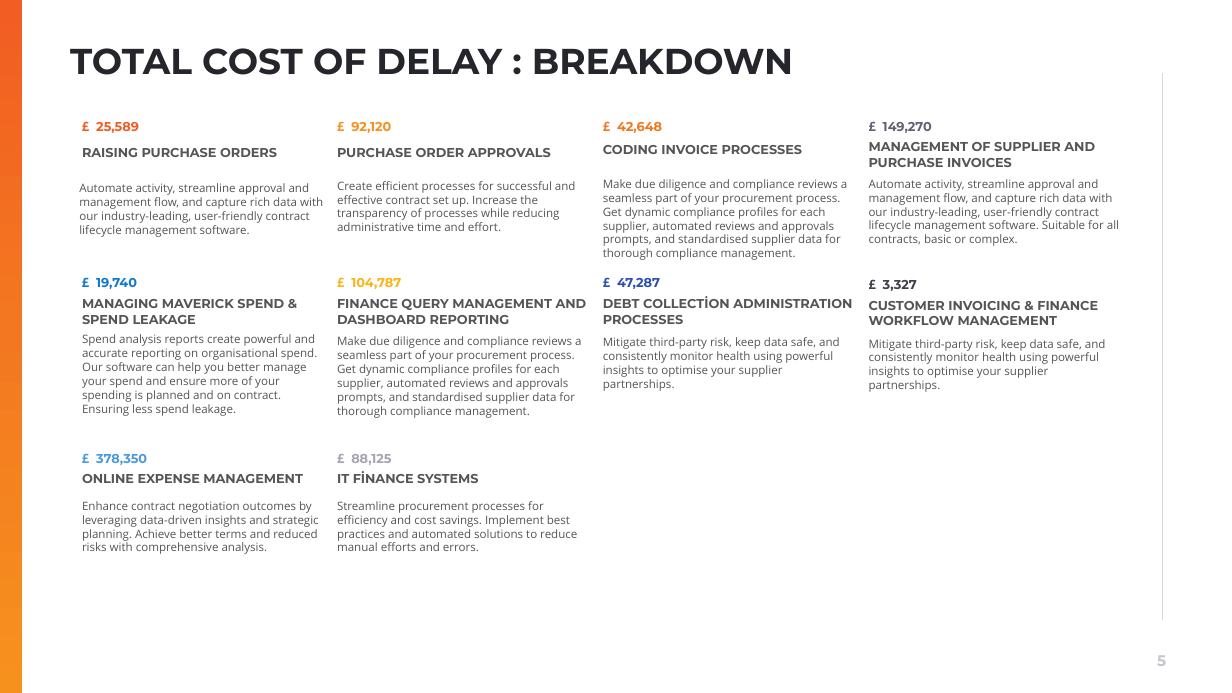
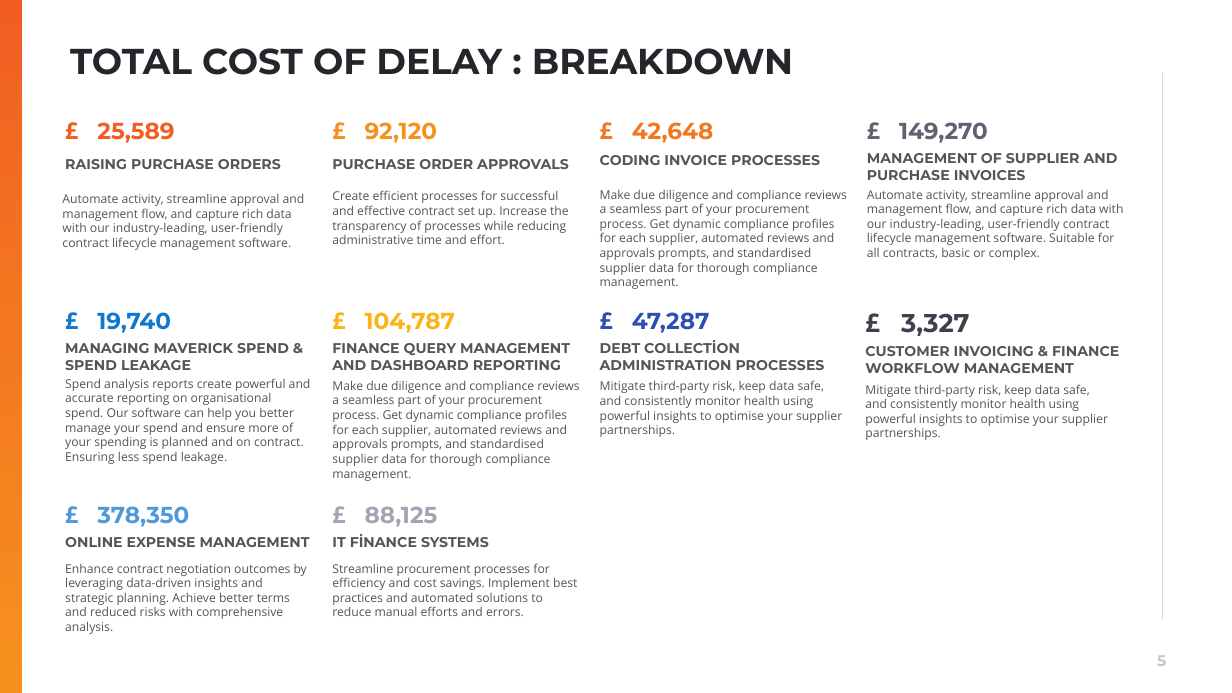
Before and after one commit to muratozdemirpiblo/ppt-api, a slide deck: slide 5 of output.pptx. Drawn at 1232x693 pixels with LibreOffice and Linux fonts; fonts in the diff are those of the drawing; background and template pictures are left out. Boxes give left, top, right and bottom in pixels: in the first picture for what was removed or moved away, otherwise in the second. Text is boxed around its words. In the diff, an @@ line names an element or a change of style, - is before the commit and + after.

```diff
--- a/output.pptx
+++ b/output.pptx
@@ text "MANAGEMENT OF SUPPLIER AND PURCHASE ...": place and size @@
-text "MANAGEMENT OF SUPPLIER AND PURCHASE ..." at <box>869,142,1095,167</box>
+text "MANAGEMENT OF SUPPLIER AND PURCHASE ..." at <box>867,153,1118,180</box>
@@ text "RAISING PURCHASE ORDERS": place and size @@
-text "RAISING PURCHASE ORDERS" at <box>82,148,277,157</box>
+text "RAISING PURCHASE ORDERS" at <box>65,159,281,169</box>
@@ text "Automate activity, streamline approval and ...": place and size @@
-text "Automate activity, streamline approval and ..." at <box>79,183,323,237</box>
+text "Automate activity, streamline approval and ..." at <box>62,194,305,250</box>
@@ 3 texts: place and size @@
-3 texts at <box>337,145,802,231</box>
+3 texts at <box>332,155,820,244</box>
@@ text "Make due diligence and compliance ...": place and size @@
-text "Make due diligence and compliance ..." at <box>603,179,847,260</box>
+text "Make due diligence and compliance ..." at <box>600,190,847,289</box>
@@ text "Automate activity, streamline approval and ...": place and size @@
-text "Automate activity, streamline approval and ..." at <box>869,179,1119,246</box>
+text "Automate activity, streamline approval and ..." at <box>867,190,1123,260</box>
@@ text "£ 19,740": place and size @@
-text "£ 19,740" at <box>96,278,137,289</box>
+text "£ 19,740" at <box>97,312,171,333</box>
@@ text "£ 104,787": place and size @@
-text "£ 104,787" at <box>351,278,401,289</box>
+text "£ 104,787" at <box>365,312,455,333</box>
@@ text "£ 47,287": place and size @@
-text "£ 47,287" at <box>617,278,660,289</box>
+text "£ 47,287" at <box>632,312,710,333</box>
@@ text "£ 3,327": place and size @@
-text "£ 3,327" at <box>883,280,917,291</box>
+text "£ 3,327" at <box>901,313,969,336</box>
@@ text "£ 3,327" at <box>901,313,969,336</box>: size 10 to 20 pt @@
@@ text "MANAGING MAVERICK SPEND & SPEND ...": place and size @@
-text "MANAGING MAVERICK SPEND & SPEND ..." at <box>82,299,284,324</box>
+text "MANAGING MAVERICK SPEND & SPEND ..." at <box>65,343,289,370</box>
@@ 4 texts: place and size @@
-4 texts at <box>337,299,1106,392</box>
+4 texts at <box>332,343,1119,440</box>
@@ text "Spend analysis reports create powerful ...": place and size @@
-text "Spend analysis reports create powerful ..." at <box>82,334,317,416</box>
+text "Spend analysis reports create powerful ..." at <box>65,378,311,464</box>
@@ text "Make due diligence and compliance ...": place and size @@
-text "Make due diligence and compliance ..." at <box>337,336,581,418</box>
+text "Make due diligence and compliance ..." at <box>332,380,579,481</box>
@@ text "Mitigate third-party risk, keep data ...": place and size @@
-text "Mitigate third-party risk, keep data ..." at <box>603,337,840,391</box>
+text "Mitigate third-party risk, keep data ..." at <box>600,380,842,437</box>
@@ size 10 to 18 pt in 9 elements at <box>899,122,988,143</box>, <box>632,122,714,143</box>, <box>365,122,438,143</box>, <box>97,122,174,143</box>, <box>632,312,710,333</box>, <box>365,312,455,333</box>, <box>97,312,171,333</box>, <box>365,507,438,527</box>, <box>97,506,189,527</box> @@
@@ text "£ 378,350": place and size @@
-text "£ 378,350" at <box>96,454,147,465</box>
+text "£ 378,350" at <box>97,506,189,527</box>
@@ text "£ 88,125": place and size @@
-text "£ 88,125" at <box>351,454,391,465</box>
+text "£ 88,125" at <box>365,507,438,527</box>
@@ size 10 to 11 pt in 10 elements at <box>867,153,1118,180</box>, <box>600,155,820,165</box>, <box>332,159,569,169</box>, <box>65,159,281,169</box>, <box>600,343,825,370</box>, <box>332,343,570,370</box>, <box>865,346,1119,373</box>, <box>65,343,289,370</box>, <box>332,537,489,547</box>, <box>65,537,310,547</box> @@
@@ text "ONLINE EXPENSE MANAGEMENT": place and size @@
-text "ONLINE EXPENSE MANAGEMENT" at <box>82,474,303,483</box>
+text "ONLINE EXPENSE MANAGEMENT" at <box>65,537,310,547</box>
@@ text "IT FINANCE SYSTEMS": place and size @@
-text "IT FINANCE SYSTEMS" at <box>337,474,478,483</box>
+text "IT FINANCE SYSTEMS" at <box>332,537,489,547</box>
@@ size 9 to 9.5 pt in 10 elements at <box>867,190,1123,260</box>, <box>332,190,569,244</box>, <box>62,194,305,250</box>, <box>600,190,847,289</box>, <box>600,380,842,437</box>, <box>865,384,1108,440</box>, <box>65,378,311,464</box>, <box>332,380,579,481</box>, <box>332,563,577,616</box>, <box>65,564,307,634</box> @@
@@ text "Enhance contract negotiation outcomes by ...": place and size @@
-text "Enhance contract negotiation outcomes by ..." at <box>82,501,319,554</box>
+text "Enhance contract negotiation outcomes by ..." at <box>65,564,307,634</box>
@@ text "Streamline procurement processes for efficiency ...": place and size @@
-text "Streamline procurement processes for efficiency ..." at <box>337,501,577,551</box>
+text "Streamline procurement processes for efficiency ..." at <box>332,563,577,616</box>
```
Also in this commit, not shown: 5 other slides changed, 2 other files.
